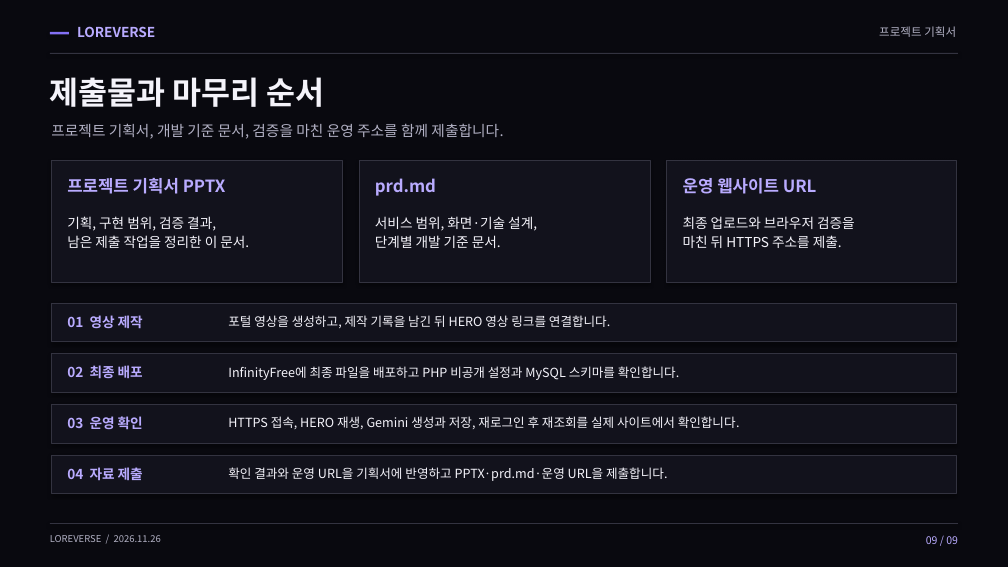
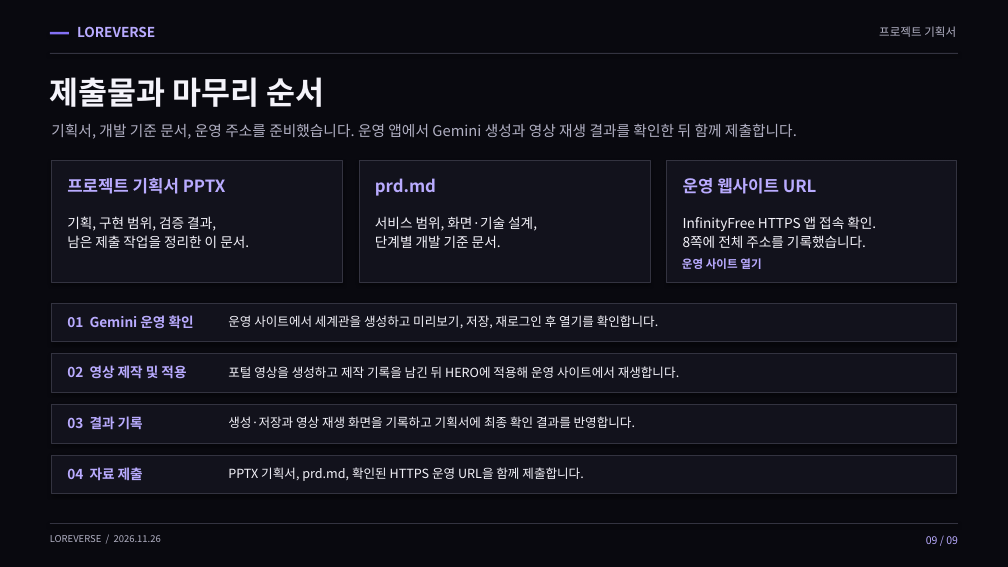
Before and after one commit to 05SUA/-, a slide deck: slide 9 of LOREVERSE/submission/LOREVERSE-project-plan.pptx. Drawn at 1008x567 pixels with LibreOffice and Linux fonts; fonts in the diff are those of the drawing. Boxes give left, top, right and bottom in pixels: in the first picture for what was removed or moved away, otherwise in the second. Text is boxed around its words. In the diff, an @@ line names an element or a change of style, - is before the commit and + after.

```diff
--- a/LOREVERSE/submission/LOREVERSE-project-plan.pptx
+++ b/LOREVERSE/submission/LOREVERSE-project-plan.pptx
@@ text at bbox=[51, 123, 797, 139]: text changed @@
-프로젝트 기획서, 개발 기준 문서, 검증을 마친 운영 주소를 함께 제출합니다.
+기획서, 개발 기준 문서, 운영 주소를 준비했습니다. 운영 앱에서 Gemini 생성과 영상 재생 결과를 확인한 뒤 함께 제출합니다.
@@ text at bbox=[683, 216, 876, 248]: text changed @@
-최종 업로드와 브라우저 검증을
-마친 뒤 HTTPS 주소를 제출.
+InfinityFree HTTPS 앱 접속 확인.
+8쪽에 전체 주소를 기록했습니다.
@@ text added at bbox=[682, 258, 761, 269], 11 pt, text #B9ABFF, bold @@
+운영 사이트 열기
@@ text at bbox=[67, 315, 194, 329]: text changed @@
-03 운영 확인
+01 Gemini 운영 확인
@@ text added at bbox=[228, 315, 659, 328], 12 pt, text #F4F3FA @@
+운영 사이트에서 세계관을 생성하고 미리보기, 저장, 재로그인 후 열기를 확인합니다.
@@ text at bbox=[67, 365, 186, 379]: text changed @@
-01 영상 제작
+02 영상 제작 및 적용
@@ text removed at bbox=[67, 365, 143, 379] @@
-02 최종 배포
@@ text at bbox=[228, 366, 680, 378]: text changed @@
-포털 영상을 생성하고, 제작 기록을 남긴 뒤 HERO 영상 링크를 연결합니다.
+포털 영상을 생성하고 제작 기록을 남긴 뒤 HERO에 적용해 운영 사이트에서 재생합니다.
@@ text removed at bbox=[228, 366, 680, 380] @@
-InfinityFree에 최종 파일을 배포하고 PHP 비공개 설정과 MySQL 스키마를 확인합니다.
@@ text added at bbox=[67, 416, 143, 430], 13 pt, text #B9ABFF, bold @@
+03 결과 기록
@@ text at bbox=[228, 416, 636, 428]: text changed @@
-HTTPS 접속, HERO 재생, Gemini 생성과 저장, 재로그인 후 재조회를 실제 사이트에서 확인합니다.
+생성·저장과 영상 재생 화면을 기록하고 기획서에 최종 확인 결과를 반영합니다.
@@ text at bbox=[228, 467, 583, 481]: text changed @@
-확인 결과와 운영 URL을 기획서에 반영하고 PPTX·prd.md·운영 URL을 제출합니다.
+PPTX 기획서, prd.md, 확인된 HTTPS 운영 URL을 함께 제출합니다.
```
Also in this commit, not shown: 3 other slides changed, 1 other file.
